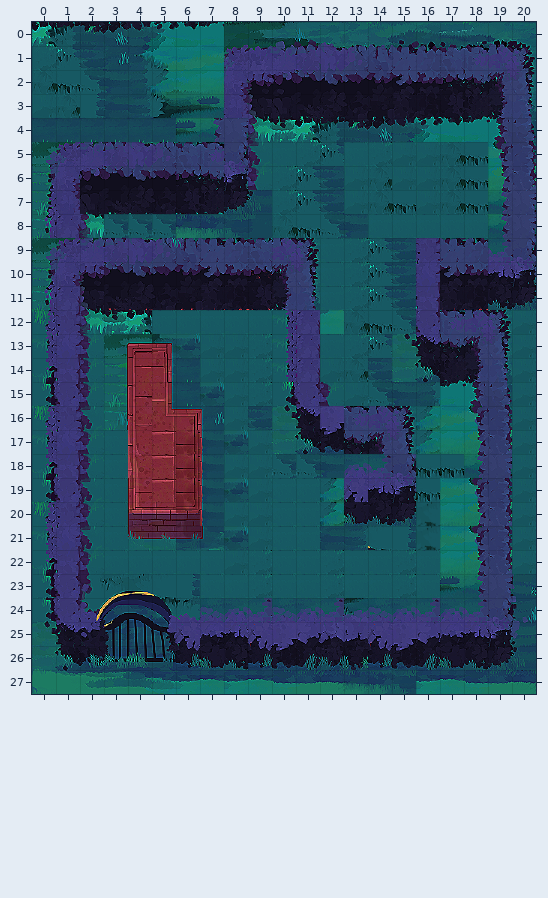
Two states of a Tiled map, assets/maps/BetaMapEasy.tmx. Above: the version before the commit.
Cells are 32x32 px. Shown: x 0..20, y 0..27.
And afterwards:
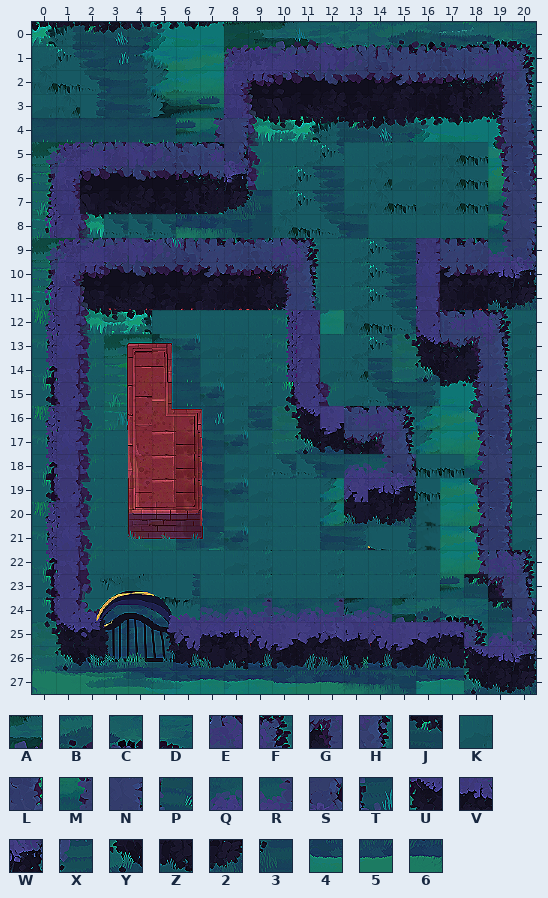
Key: from "IMG_6849": A 3, B 8, C 12, D 13, E 27, F 28, G 42, H 43, J 66, K 93, L 103, M 117, N 118, P 119, Q 131, R 132, S 133, T 134, U 136, V 147, W 148, X 149, Y 151, Z 162, 2 163, 3 164, 4 173, 5 174, 6 175.
_ is an empty cell, . an unchanged one.
From old to new:
--- layer "ground"
@@ x 15..20 @@
-22 ....LK
-23 ...MNP
-24 QRQRST
-25 ...VWX
-26 ...Z23
-27 ...456
+22 ....EF
+23 ...JGH
+24 ABCDJS
+25 ...FQS
+26 ...UVW
+27 ...YZ2
Changed places in both pictures, as pixel boxes (x1, y1, x2, y2):
changed: (392, 550, 536, 694)
